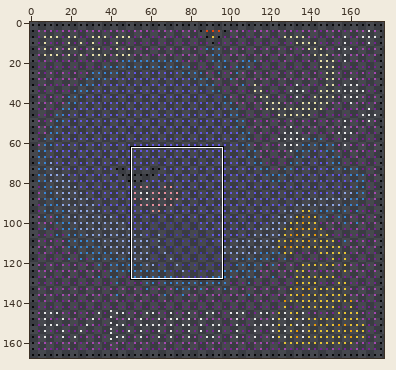
Sprite sheet, stored at whale.png. The first picture is a wide view before the edit; the outline marks the close-up.
Close-up. Old version:
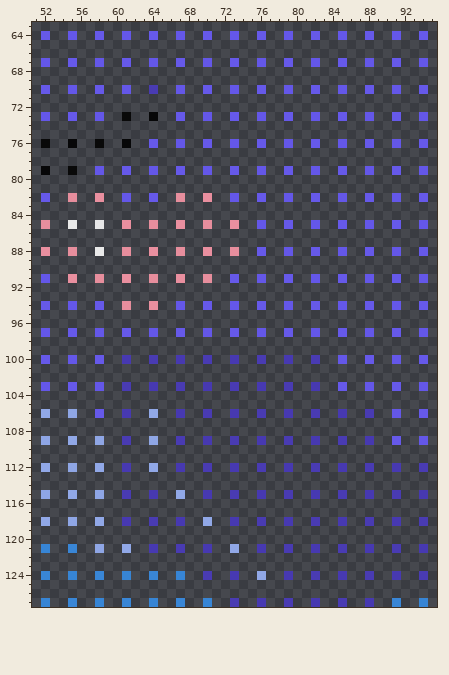
The file is 177x168 pixels. Shown: x 51..95, y 63..127. The commit also changed other parts of the picture, which this record leaves out.
The result:
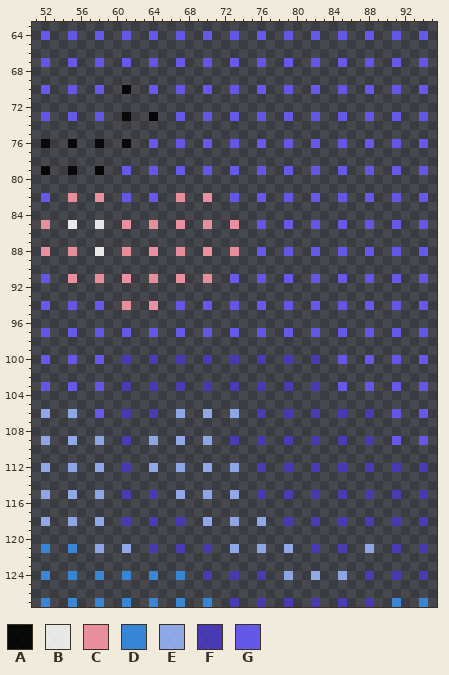
Palette (. is transparent): A #000000e0  B #ffffffe0  C #ff99aae0  D #378fe9e0  E #9bb5fce0  F #4939c0e0  G #6a5bffe0
Difference:
y 70: x 61 G -> A; x 64 F -> G
y 79: x 58 G -> A
y 106: x 64 E -> F; x 67 F -> E; x 70 F -> E; x 73 F -> E
y 109: x 67 F -> E; x 70 F -> E
y 112: x 67 F -> E; x 70 F -> E; x 73 F -> E
y 115: x 70 F -> E; x 73 F -> E
y 118: x 73 F -> E; x 76 F -> E
y 121: x 76 F -> E; x 79 F -> E; x 88 F -> E
y 124: x 76 E -> F; x 79 F -> E; x 82 F -> E; x 85 F -> E
Where, in picture pixels (left, top, right, bottom), the same in both close-ups:
changed: (122, 85, 158, 94)
changed: (95, 166, 104, 175)
changed: (149, 409, 374, 580)
